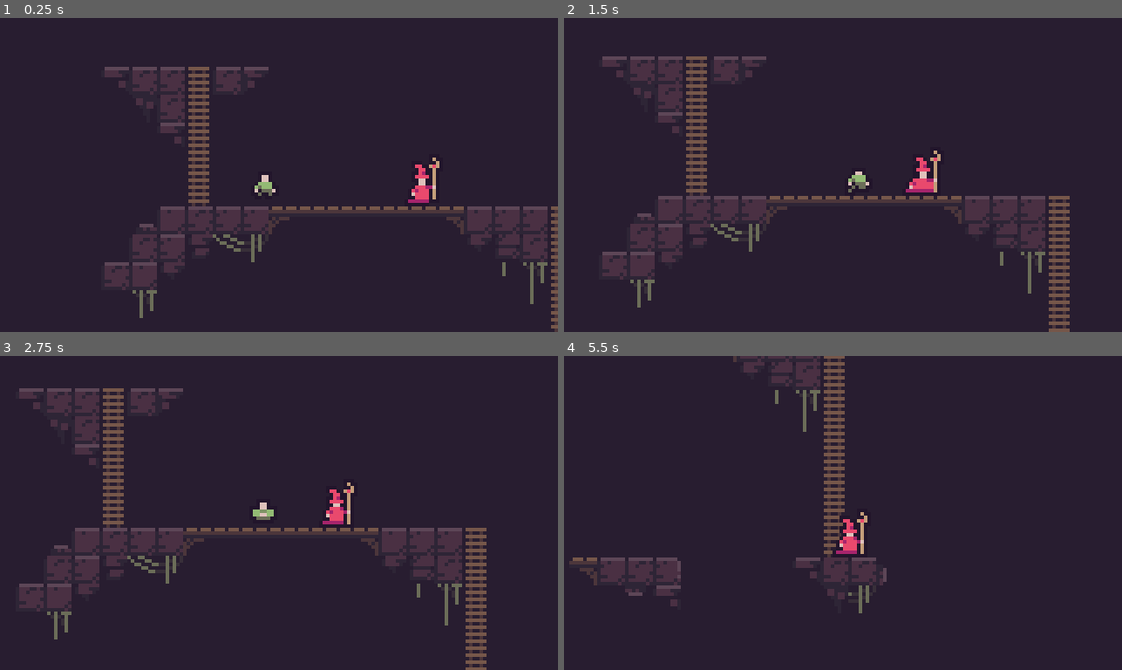
Above: before the commit, frames 1-4 (two rows, left to right).
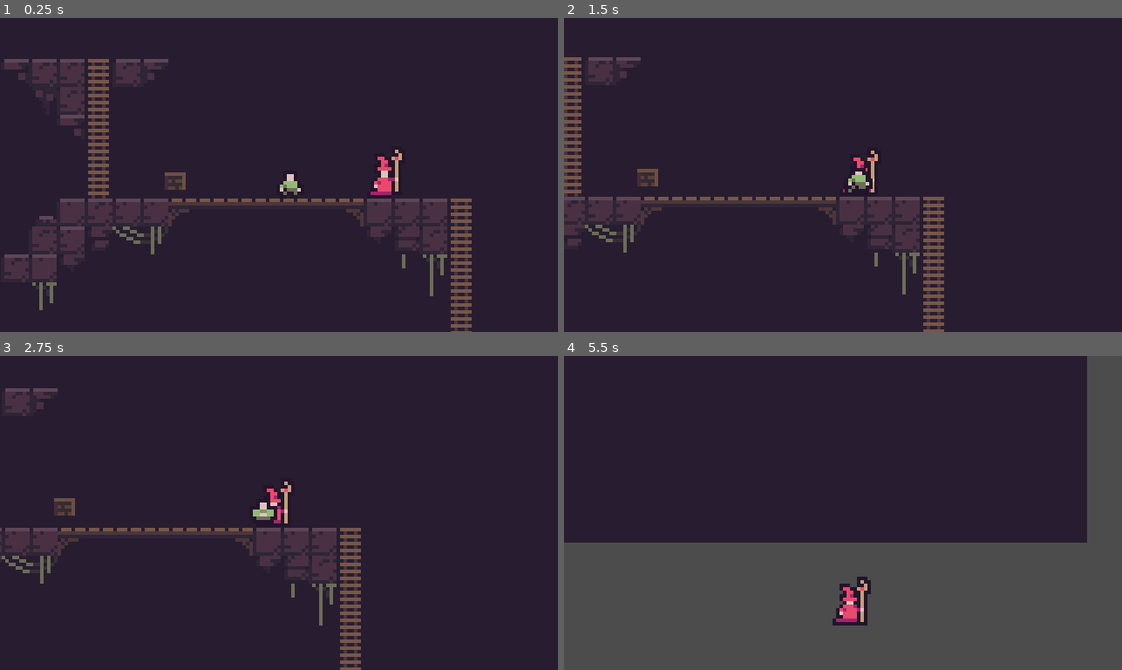
Above: after the commit, the same moments.

Repository: ShamsParvezArka/buet-game-jam-2026-submission
Game: Godot game, scene res://scene/tutorial.tscn
The game is run twice, just before and just after one commit, with the same random seed, the same clock (stepped at 60 frames per second) and the same inputs.
Inputs:
- Up to frame 1 (0.25 s): no input
- Up to frame 2 (1.5 s): hold D (move_right) from 0.53 s (still down); tap W (climb) at 0.6 s; tap Space (jump) at 0.77 s; tap K (attack) at 1.35 s
- Up to frame 3 (2.75 s): tap Space (jump) at 1.52 s; tap W (climb) at 1.55, 2.1 s; release D (move_right) at 2.03 s; hold A (move_left) from 2.03 s (still down)
- Up to frame 4 (5.5 s): release A (move_left) at 2.78 s; hold D (move_right) 2.78-4.28 s; tap Tab (player_switch) at 2.85 s; tap Space (jump) at 3.02, 3.77, 4.52 s; tap W (climb) at 3.05, 3.6, 4.55, 5.1 s; hold A (move_left) 4.28-5.03 s; tap K (attack) at 4.35 s; hold D (move_right) from 5.03 s (still down)

The runs differ from the first frame. In frame 1, 18% of the frame differs, in the area x 0-100%, y 13-100%; in frame 2, 15%; in frame 3, 13%; in frame 4, 46%, in the area x 0-100%, y 0-100%.

Commit message:
lazy -> teleport box partial done

Diff:
--- a/project.godot
+++ b/project.godot
@@ -27,6 +27,7 @@
 [global_group]
 
 climbing_area=""
+teleport_box=""
 
 [input]
 
@@ -70,6 +71,16 @@
 "events": [Object(InputEventKey,"resource_local_to_scene":false,"resource_name":"","device":-1,"window_id":0,"alt_press …(192 unchanged characters)…
 ]
 }
+grab={
+"deadzone": 0.2,
+"events": [Object(InputEventKey,"resource_local_to_scene":false,"resource_name":"","device":-1,"window_id":0,"alt_pressed":false,"shift_pressed":false,"ctrl_pressed":false,"meta_pressed":false,"pressed":false,"keycode":0,"physical_keycode":70,"key_label":0,"unicode":102,"location":0,"echo":false,"script":null)
+]
+}
+throw={
+"deadzone": 0.2,
+"events": [Object(InputEventKey,"resource_local_to_scene":false,"resource_name":"","device":-1,"window_id":0,"alt_pressed":false,"shift_pressed":false,"ctrl_pressed":false,"meta_pressed":false,"pressed":false,"keycode":0,"physical_keycode":71,"key_label":0,"unicode":103,"location":0,"echo":false,"script":null)
+]
+}
 
 [layer_names]
 
--- a/scene/player_basic.tscn
+++ b/scene/player_basic.tscn
@@ -15,6 +15,7 @@
 [ext_resource type="Script" uid="uid://c8447ne4xknlk" path="res://script/player_basic/attack.gd" id="6_xt50q"]
 [ext_resource type="Script" uid="uid://djkjgq8pjf47j" path="res://script/player_basic/climb.gd" id="7_7lci2"]
 [ext_resource type="Script" uid="uid://bnyeiw3kp4x03" path="res://script/player_basic/mid_air.gd" id="8_pjtj2"]
+[ext_resource type="Script" uid="uid://c386cubv74mb5" path="res://script/player_basic/grab.gd" id="9_d38go"]
 
 [sub_resource type="AtlasTexture" id="AtlasTexture_5p62h"]
 atlas = ExtResource("2_ujlph")
@@ -401,6 +402,10 @@
 script = ExtResource("8_pjtj2")
 metadata/_custom_type_script = "uid://drn4nb81k2l2b"
 
+[node name="Grab" type="Node" parent="StateMachine"]
+script = ExtResource("9_d38go")
+metadata/_custom_type_script = "uid://drn4nb81k2l2b"
+
 [node name="Flipbook" type="AnimatedSprite2D" parent="."]
 sprite_frames = SubResource("SpriteFrames_d38go")
 animation = &"idle"
@@ -420,4 +425,5 @@
 [connection signal="timeout" from="StateMachine/Jump/Timer" to="StateMachine/Jump" method="_on_timer_timeout"]
 [connection signal="timeout" from="StateMachine/Attack/Timer" to="StateMachine/Attack" method="_on_timer_timeout"]
 [connection signal="area_entered" from="InteractionArea" to="StateMachine/Climb" method="_on_interaction_area_area_entered"]
+[connection signal="area_entered" from="InteractionArea" to="StateMachine/Grab" method="_on_interaction_area_area_entered"]
 [connection signal="area_exited" from="InteractionArea" to="StateMachine/Climb" method="_on_interaction_area_area_exited"]
--- a/scene/player_wizard.tscn
+++ b/scene/player_wizard.tscn
@@ -188,7 +188,7 @@
 [node name="Flipbook" type="AnimatedSprite2D" parent="."]
 sprite_frames = SubResource("SpriteFrames_rmfn0")
 animation = &"attack"
-frame_progress = 0.68850046
+frame_progress = 0.58669007
 
 [node name="Collider" type="CollisionShape2D" parent="."]
 position = Vector2(-2, 4)
--- /dev/null
+++ b/scene/teleport_box.tscn
@@ -0,0 +1,29 @@
+[gd_scene load_steps=5 format=3 uid="uid://bqh7fv5koddnt"]
+
+[ext_resource type="Script" uid="uid://c7mqdh6f3c4td" path="res://script/props/teleport_box.gd" id="1_cxsen"]
+[ext_resource type="Texture2D" uid="uid://bbq81j1w0xgwj" path="res://asset/props/box.png" id="2_muvrm"]
+
+[sub_resource type="RectangleShape2D" id="RectangleShape2D_kn6ur"]
+size = Vector2(6, 5)
+
+[sub_resource type="RectangleShape2D" id="RectangleShape2D_cxsen"]
+size = Vector2(14, 5)
+
+[node name="TeleportBox" type="RigidBody2D"]
+collision_layer = 0
+script = ExtResource("1_cxsen")
+
+[node name="Sprite2D" type="Sprite2D" parent="."]
+texture = ExtResource("2_muvrm")
+
+[node name="Collider" type="CollisionShape2D" parent="."]
+position = Vector2(0, 0.5)
+shape = SubResource("RectangleShape2D_kn6ur")
+
+[node name="InteractionArea" type="Area2D" parent="." groups=["teleport_box"]]
+collision_layer = 4
+collision_mask = 4
+
+[node name="GrabArea" type="CollisionShape2D" parent="InteractionArea"]
+position = Vector2(0, 0.5)
+shape = SubResource("RectangleShape2D_cxsen")
--- a/scene/tutorial.tscn
+++ b/scene/tutorial.tscn
@@ -1,6 +1,7 @@
-[gd_scene load_steps=11 format=4 uid="uid://dl2f7h76w60tg"]
+[gd_scene load_steps=12 format=4 uid="uid://dl2f7h76w60tg"]
 
 [ext_resource type="Texture2D" uid="uid://dwod412cnxdjd" path="res://asset/environment.png" id="1_8jxoh"]
+[ext_resource type="PackedScene" uid="uid://bqh7fv5koddnt" path="res://scene/teleport_box.tscn" id="2_mqdaa"]
 [ext_resource type="PackedScene" uid="uid://hveqhu5colj6" path="res://scene/player_basic.tscn" id="2_nvmt1"]
 [ext_resource type="PackedScene" uid="uid://kawqca265cno" path="res://scene/player_wizard.tscn" id="3_mqdaa"]
 [ext_resource type="Script" uid="uid://c5weuruku80cb" path="res://script/advance_camera_rig.gd" id="4_won01"]
@@ -138,11 +139,14 @@
 tile_map_data = PackedByteArray("AAD9//7/AgACAAAAAAD+//7/AgACAAAAAAAAAP7/AgACAAAAAAABAP7/AgAFAAIAAAD8//7/AgAEAAIAAAD+// …(1040 unchanged characters)…
 tile_set = SubResource("TileSet_won01")
 
+[node name="TeleportBox" parent="." instance=ExtResource("2_mqdaa")]
+position = Vector2(90, 69)
+
 [node name="PlayerWizard" parent="." instance=ExtResource("3_mqdaa")]
-position = Vector2(134, 64)
+position = Vector2(152, 67)
 
 [node name="PlayerBasic" parent="." instance=ExtResource("2_nvmt1")]
-position = Vector2(87, 66)
+position = Vector2(123, 69)
 
 [node name="CameraRig" type="Camera2D" parent="."]
 position = Vector2(107, 60)
--- a/script/player_basic/climb.gd
+++ b/script/player_basic/climb.gd
@@ -22,7 +22,6 @@
 
 
 func _on_interaction_area_area_entered(area: Area2D) -> void:
-	print("[entered]: climbing area")
 	GlobalState.can_climb = true if area.is_in_group("climbing_area") else false
 
 
--- /dev/null
+++ b/script/player_basic/grab.gd
@@ -0,0 +1,18 @@
+extends State
+
+var can_grab := false
+var teleport_box: RigidBody2D
+
+
+func _enter() -> void:
+	if !can_grab:
+		state_machine.change_state(state_machine.previous_state)
+
+
+func update(delta: float) -> void:
+	if can_grab:
+		print("yes")
+
+
+func _on_interaction_area_area_entered(area: Area2D) -> void:
+	can_grab = true if area.is_in_group("teleport_box") else false
--- a/script/player_basic/idle.gd
+++ b/script/player_basic/idle.gd
@@ -1,4 +1,5 @@
 extends State
+
 
 func enter() -> void:
 	if GlobalState.anime_sword_obtained:
--- /dev/null
+++ b/script/props/teleport_box.gd
@@ -0,0 +1,17 @@
+extends RigidBody2D
+
+var amplitude: float = 0.5
+var frequency: float = 1
+var initial_y: float = 0.0
+
+
+func _ready():
+		initial_y = position.y
+
+
+func _process(delta):
+		var time = Time.get_ticks_msec() / 1000.0
+		# NOTE(arka): 2.0 * PI converts frequency to radians per second
+		var y_offset = amplitude * sin(time * frequency * 2.0 * PI)
+
+		self.position.y = initial_y + y_offset
Binary file added: asset/props/box.png
Not shown, added: asset/props/box.png.import
Not shown: 1 places in scene/player_basic.tscn that only renumber resources
Not shown, added: script/player_basic/grab.gd.uid
Not shown, added: script/props/teleport_box.gd.uid
